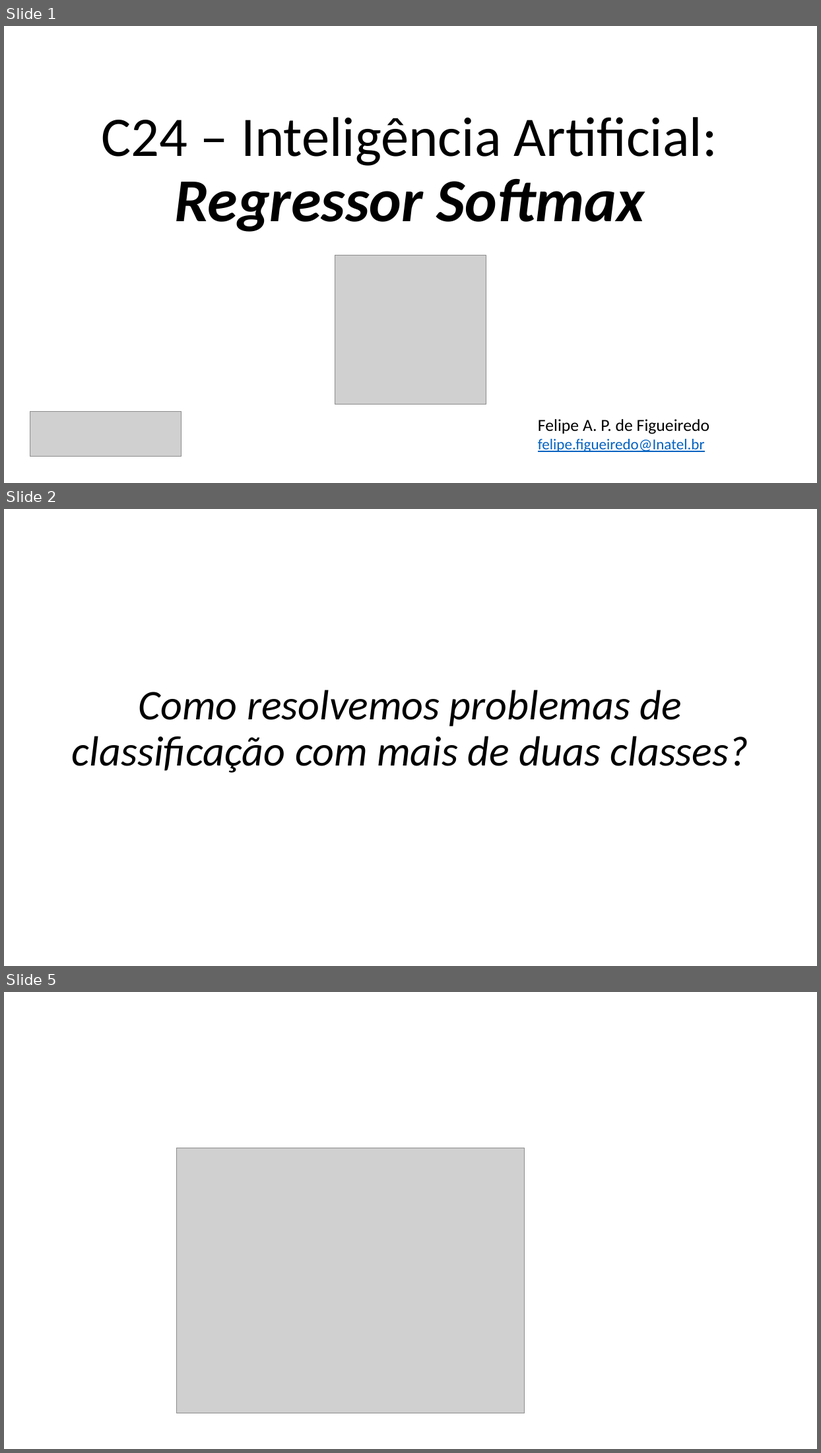
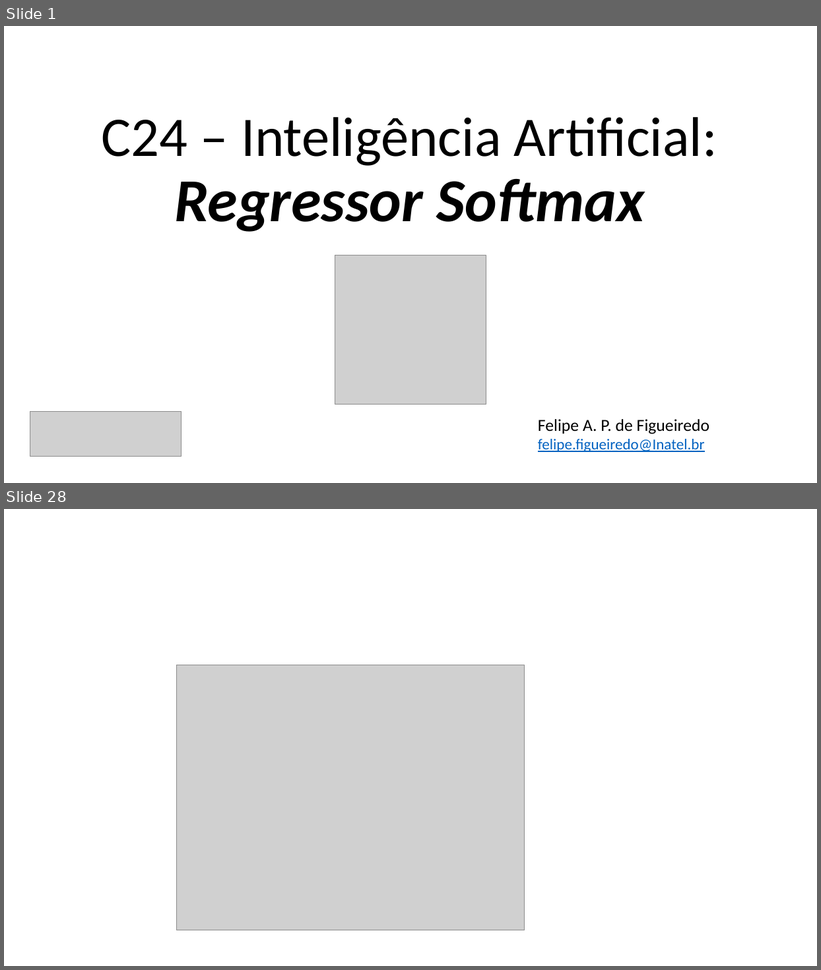
Before and after one commit to zz4fap/c24_inteligencia_artificial, a slide deck: slides/C24_Regressor_Softmax.pptx. Shown one above the other, each under a label of ours: slides 1, 2 and 5 before the commit, slides 1 and 28 after it; the slides between them are not shown. The pictures are 821x1453 and 821x970 pixels, drawn with LibreOffice and Linux fonts; fonts in the diff are those of the drawing; grey boxes stand for pictures. Boxes give left, top, right and bottom in pixels: in the first picture for what was removed or moved away, otherwise in the second. Text is boxed around its words. In the diff, an @@ line names an element or a change of style, - is before the commit and + after.

```diff
--- a/slides/C24_Regressor_Softmax.pptx
+++ b/slides/C24_Regressor_Softmax.pptx
@@ slide 2 removed at box(4, 509, 817, 966), background #FFFFFF @@
@@ text removed at box(72, 690, 748, 773) @@
-Como resolvemos problemas de classificação com mais de duas classes?
@@ what was slide 5 is now slide 28 @@
```
Also in this commit, not shown: 25 slides added, 1 other slide removed.
